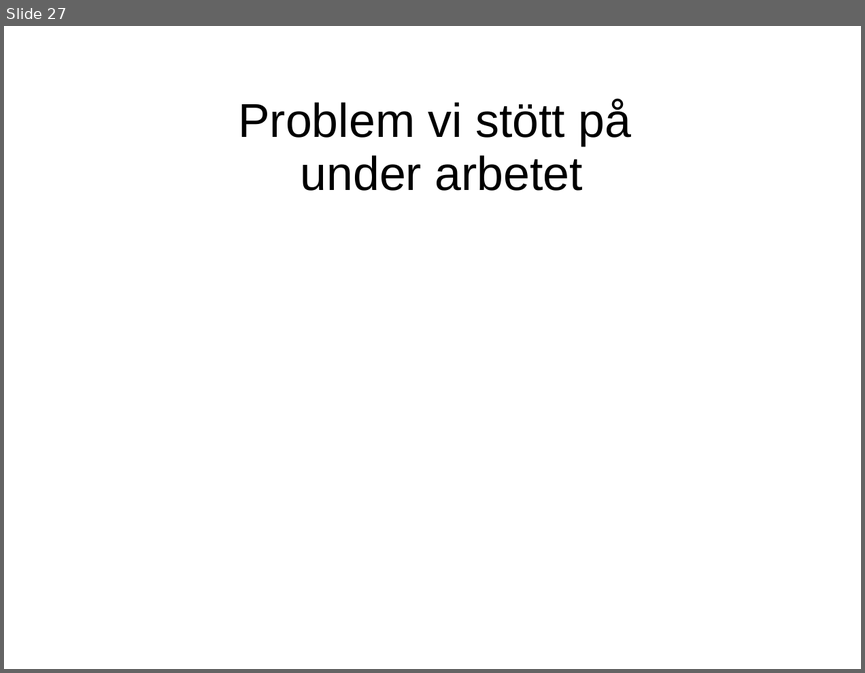
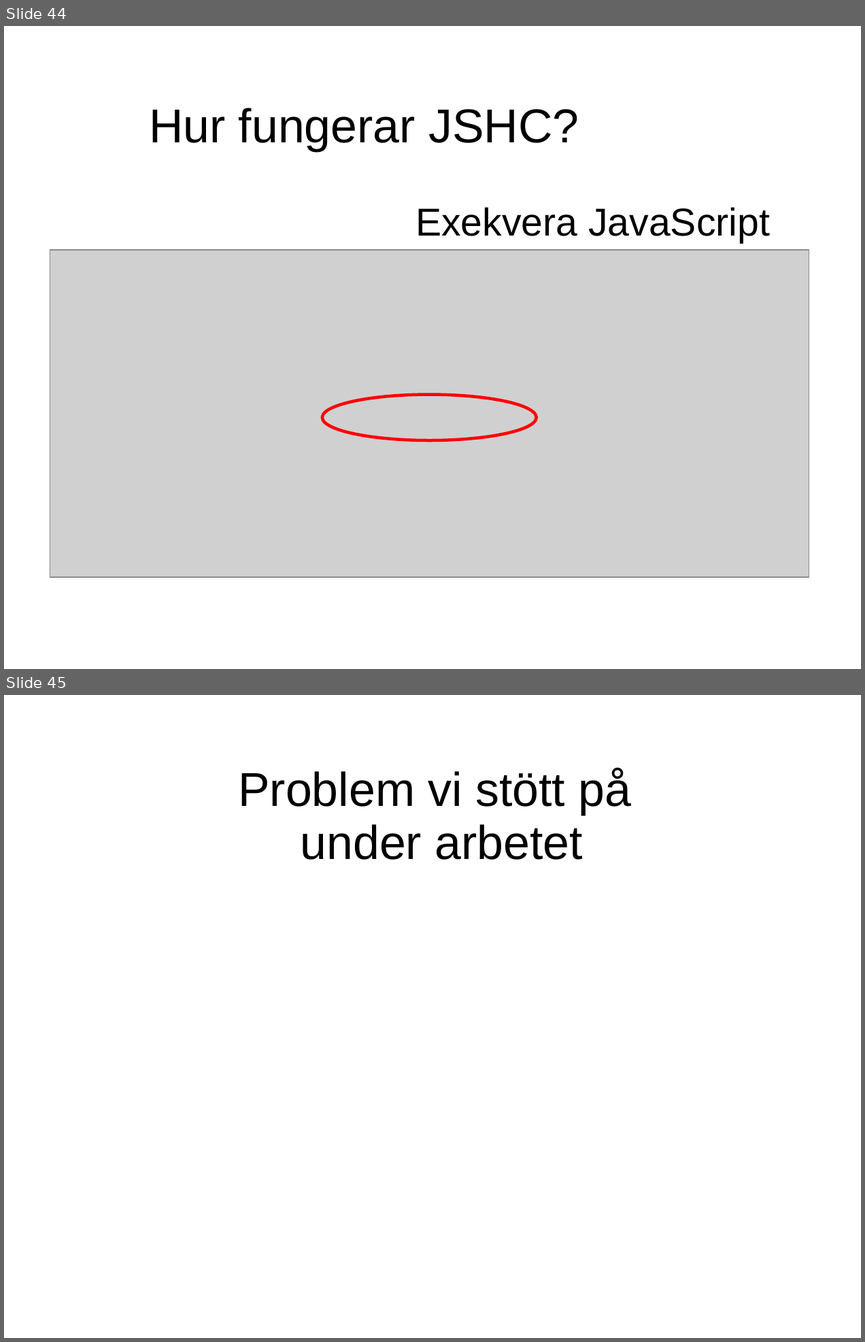
Before and after one commit to evilcandybag/JSHC, a slide deck: report/presentation.ppt. Shown one above the other, each under a label of ours: slide 27 before the commit, slides 44 and 45 after it. The pictures are 865x673 and 865x1342 pixels, drawn with LibreOffice and Linux fonts; fonts in the diff are those of the drawing; grey boxes stand for pictures. Boxes give left, top, right and bottom in pixels: in the first picture for what was removed or moved away, otherwise in the second. Text is boxed around its words. In the diff, an @@ line names an element or a change of style, - is before the commit and + after.

```diff
--- a/report/presentation.ppt
+++ b/report/presentation.ppt
@@ slide 44 added at bbox=[4, 26, 861, 669], background #FFFFFF @@
@@ text added at bbox=[149, 108, 579, 151], 44 pt, text #000000 @@
+Hur fungerar JSHC?
@@ text added at bbox=[415, 207, 770, 243], 36 pt, text #000000 @@
+Exekvera JavaScript
@@ picture added at bbox=[50, 250, 808, 577] @@
@@ ellipse added at bbox=[322, 395, 536, 440], outline #FF0000 2.83 pt @@
@@ what was slide 27 is now slide 45 @@
```
Also in this commit, not shown: 3 slides changed, 18 other slides added, 1 slide removed.
